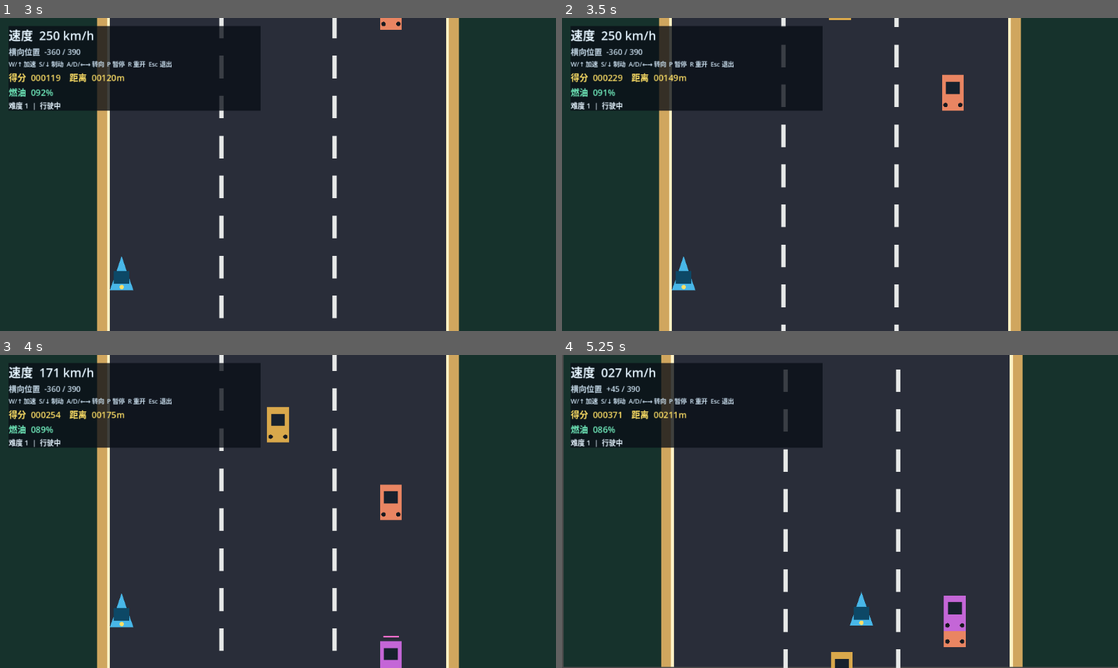
Above: before the commit, frames 1-4 (two rows, left to right).
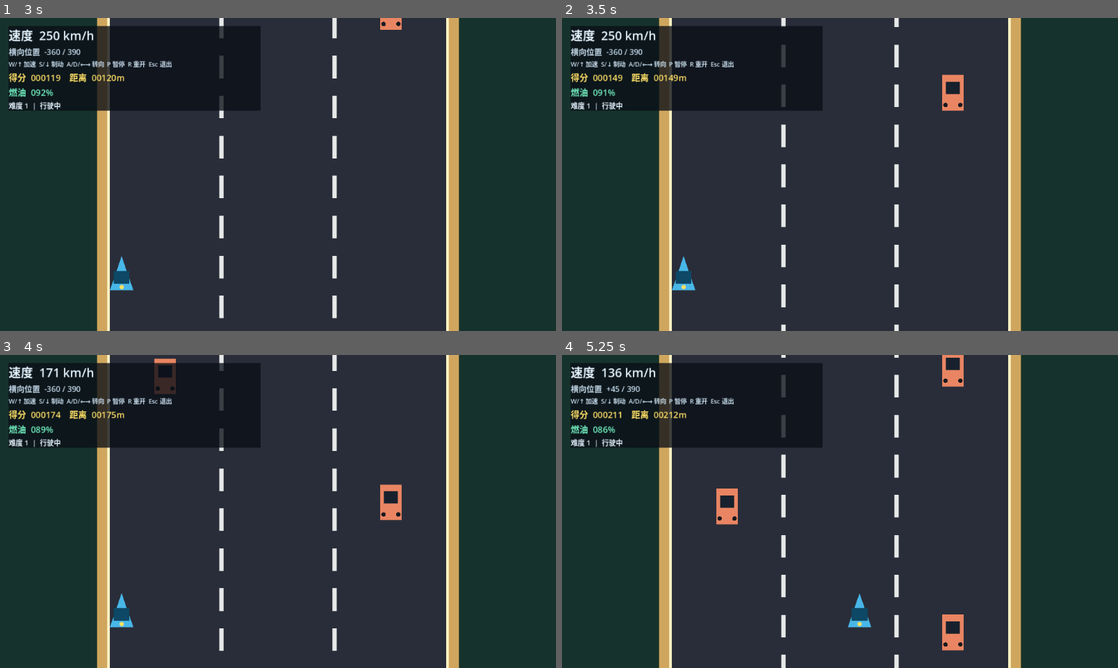
Above: after the commit, the same moments.

Repository: xiejiamincyq/car
Game: Godot game, scene res://scenes/main.tscn
Same seed, same stepped clock (60 frames per second), same inputs: the game is played once before the commit and once after it.
Inputs:
- Up to frame 1 (3 s): tap Enter at 0.5 s; hold Up (accelerate) 0.53-2.03 s; tap Space (start_game) at 0.6, 1.35, 2, 2.1, 2.85 s; hold Left (steer_left) from 2.03 s (still down)
- Up to frame 2 (3.5 s): keep holding Left (steer_left)
- Up to frame 3 (4 s): release Left (steer_left) at 3.53 s; hold Down (brake) from 3.53 s (still down); tap Space (start_game) at 3.6 s
- Up to frame 4 (5.25 s): release Down (brake) at 4.28 s; hold Right (steer_right) 4.28-5.03 s; tap Space (start_game) at 4.35, 5.1 s; hold Up (accelerate) from 5.03 s (still down)

Frame 1 is identical in both runs. In frame 2, less than 0.1% of the frame differs, in the area x 8-52%, y 0-21%; in frame 3, 1.0%; in frame 4, 5.5%, in the area x 0-100%, y 0-100%.

Commit message:
fix: enforce fair run-loop progression

Diff:
--- a/scripts/main.gd
+++ b/scripts/main.gd
@@ -66,6 +66,10 @@
 	drive.step(delta, accelerate_input, brake_input, steering_input)
 	road_scroll = advance_road_scroll(road_scroll, drive.speed, delta, ROAD_MARK_REPEAT_DISTANCE)
 	run.tick(delta, drive.speed, GameConfig.MAX_SPEED)
+	if run.phase == RunState.Phase.ENDED:
+		_update_hud()
+		queue_redraw()
+		return
 	traffic.set_difficulty_stage(run.difficulty_stage)
 	traffic.tick(delta, drive.speed, _player_lane())
 	_update_fuel_pickups(delta)
@@ -163,15 +167,21 @@
 			if outcome.hit:
 				drive.speed = outcome.speed
 				vehicle.y = player_center.y + 130.0
+				vehicle.collided_with_player = true
 				screen_shake = Vector2(10.0, -7.0)
 				collision_audio.play()
 
 func _award_completed_overtakes() -> void:
 	var player_y := get_viewport_rect().size.y - 128.0
 	for vehicle in traffic.vehicles:
-		if not vehicle.passed_player and vehicle.y > player_y + 76.0:
+		if vehicle.y < player_y - 76.0:
+			vehicle.was_ahead_of_player = true
+		if not vehicle.passed_player and vehicle.y > player_y + 76.0 and is_eligible_overtake(vehicle.kind, vehicle.was_ahead_of_player, vehicle.collided_with_player):
 			vehicle.passed_player = true
 			run.award_overtake(GameConfig.OVERTAKE_SCORE)
+
+static func is_eligible_overtake(kind: int, was_ahead: bool, collided_with_player: bool) -> bool:
+	return kind != TrafficDirector.Kind.FAST_OVERTAKE and was_ahead and not collided_with_player
 
 func _is_player_flashing() -> bool:
 	return collision.invulnerability_remaining > 0.0 and int(collision.invulnerability_remaining * 14.0) % 2 == 0
--- a/scripts/traffic_director.gd
+++ b/scripts/traffic_director.gd
@@ -84,7 +84,7 @@
 		relative_speed += 165.0
 		if not vehicle.warning_started and vehicle.y >= 80.0:
 			vehicle.warning_started = true
-			vehicle.warning_remaining = 0.75
+			vehicle.warning_remaining = lane_change_warning_duration()
 		elif vehicle.warning_remaining > 0.0:
 			vehicle.warning_remaining = maxf(0.0, vehicle.warning_remaining - delta)
 		if is_zero_approx(vehicle.warning_remaining) and not vehicle.change_started:
@@ -148,7 +148,7 @@
 	if vehicles.size() >= max_active_vehicles:
 		return
 	var kind := _next_kind
-	_next_kind = (_next_kind + 1) % Kind.size()
+	_next_kind = (_next_kind + 1) % (maximum_kind_for_stage() + 1)
 	var lane := _random.randi_range(0, lane_count - 1)
 	var y := 1100.0 if kind == Kind.FAST_OVERTAKE else -minimum_spawn_distance
 	if not _can_spawn_vehicle(kind, lane, y, player_speed, player_lane):
@@ -190,6 +190,16 @@
 		return lane_count - 2
 	return lane + (-1 if _random.randi_range(0, 1) == 0 else 1)
 
+func maximum_kind_for_stage() -> int:
+	if difficulty_stage <= 0:
+		return Kind.STEADY_SLOW
+	if difficulty_stage == 1:
+		return Kind.SIGNAL_CHANGE
+	return Kind.FAST_OVERTAKE
+
+func lane_change_warning_duration() -> float:
+	return [0.75, 0.75, 0.55, 0.40][difficulty_stage]
+
 func _spawn_interval_for_stage() -> float:
 	return [0.85, 0.72, 0.62, 0.55][difficulty_stage]
 
--- a/scripts/traffic_vehicle.gd
+++ b/scripts/traffic_vehicle.gd
@@ -12,6 +12,8 @@
 var lane_position: float = 0.0
 var overtake_warning_remaining: float = 0.0
 var passed_player: bool = false
+var was_ahead_of_player: bool = false
+var collided_with_player: bool = false
 
 func _init(vehicle_kind: int, initial_lane: int, initial_y: float, change_target: int = -1) -> void:
 	configure(vehicle_kind, initial_lane, initial_y, change_target)
@@ -28,3 +30,5 @@
 	lane_position = float(lane)
 	overtake_warning_remaining = 0.0
 	passed_player = false
+	was_ahead_of_player = false
+	collided_with_player = false
--- /dev/null
+++ b/tests/test_main_run_loop.gd
@@ -0,0 +1,27 @@
+extends SceneTree
+
+const MainScene = preload("res://scenes/main.tscn")
+const Main = preload("res://scripts/main.gd")
+const TrafficDirector = preload("res://scripts/traffic_director.gd")
+
+func _init() -> void:
+	call_deferred("_run")
+
+func _run() -> void:
+	assert(Main.is_eligible_overtake(TrafficDirector.Kind.STEADY_SLOW, true, false), "A normal vehicle that truly passes must score")
+	assert(not Main.is_eligible_overtake(TrafficDirector.Kind.FAST_OVERTAKE, true, false), "Rear overtakers must never earn a front-pass reward")
+	assert(not Main.is_eligible_overtake(TrafficDirector.Kind.STEADY_SLOW, false, false), "A vehicle must be observed ahead before it can score")
+	assert(not Main.is_eligible_overtake(TrafficDirector.Kind.STEADY_SLOW, true, true), "A collision-displaced vehicle must not score")
+	var main = MainScene.instantiate()
+	root.add_child(main)
+	main.run.start()
+	main.run.elapsed_seconds = 29.9
+	main.run.fuel = 0.0
+	main.collision.invulnerability_remaining = 0.5
+	main._process(0.2)
+	assert(main.run.phase == main.RunState.Phase.ENDED, "The fuel-ending frame must enter settlement immediately")
+	assert(main.traffic.vehicles.is_empty(), "Traffic may not advance or spawn after the ending transition")
+	assert(main.fuel_pickups.is_empty(), "Pickups may not advance or spawn after the ending transition")
+	assert(is_equal_approx(main.collision.invulnerability_remaining, 0.5), "Collision timers may not advance after the ending transition")
+	main.free()
+	quit()
--- a/tests/test_run_state.gd
+++ b/tests/test_run_state.gd
@@ -20,6 +20,17 @@
 	protected_run.tick(0.2, 760.0, 760.0)
 	assert(protected_run.phase == RunState.Phase.ENDED, "An empty tank must end the run after the grace period")
 
+	var stages := RunState.new(100.0, 0.0, 30.0)
+	stages.start()
+	stages.tick(30.0, 500.0, 760.0)
+	assert(stages.difficulty_stage == 0, "The first 30 seconds must retain the stage-zero traffic rules")
+	stages.tick(5.0, 500.0, 760.0)
+	assert(stages.difficulty_stage == 1, "Stage one must begin after the protected opening")
+	stages.tick(40.0, 500.0, 760.0)
+	assert(stages.difficulty_stage == 2, "Stage two must introduce the full traffic set")
+	stages.tick(40.0, 500.0, 760.0)
+	assert(stages.difficulty_stage == 3, "Stage three must preserve the late-run escalation")
+
 	var paused_run := RunState.new(100.0, 4.0, 30.0)
 	paused_run.start()
 	paused_run.tick(2.0, 600.0, 760.0)
--- a/tests/test_traffic_director.gd
+++ b/tests/test_traffic_director.gd
@@ -49,6 +49,29 @@
 	assert(director.is_fast_spawn_fair(760.0, 1), "Fast overtaker must use the player-speed reaction-distance fairness check")
 	assert(TrafficDirector.fast_warning_y(700.0) >= 0.0 and TrafficDirector.fast_warning_y(700.0) <= 720.0, "Fast warning must be visible in the viewport")
 
+	for stage in range(4):
+		var staged_a = TrafficDirector.new(409)
+		var staged_b = TrafficDirector.new(409)
+		staged_a.set_difficulty_stage(stage)
+		staged_b.set_difficulty_stage(stage)
+		for _second in range(30):
+			staged_a.tick(1.0, 500.0, 1)
+			staged_b.tick(1.0, 500.0, 1)
+		assert(staged_a.spawn_sequence() == staged_b.spawn_sequence(), "Every difficulty stage must retain fixed-seed determinism")
+		for vehicle in staged_a.vehicles:
+			assert(vehicle.kind <= staged_a.maximum_kind_for_stage(), "A stage must not spawn a vehicle type scheduled for a later stage")
+	var early = TrafficDirector.new(88)
+	early.set_difficulty_stage(0)
+	for _second in range(30):
+		early.tick(1.0, 500.0, 1)
+	for vehicle in early.vehicles:
+		assert(vehicle.kind == TrafficDirector.Kind.STEADY_SLOW, "The protected opening must only use steady traffic")
+	var lane_schedule = TrafficDirector.new(5)
+	lane_schedule.set_difficulty_stage(1)
+	var stage_one_warning := lane_schedule.lane_change_warning_duration()
+	lane_schedule.set_difficulty_stage(3)
+	assert(lane_schedule.lane_change_warning_duration() < stage_one_warning, "Late stages must increase lane-change frequency through shorter warnings")
+
 	director.reset()
 	assert(director.vehicles.is_empty(), "Restart must clear actual active traffic")
 	quit()
Not shown, added: scripts/collision_sound.gd.uid
Not shown, added: tests/test_collision_sound.gd.uid
